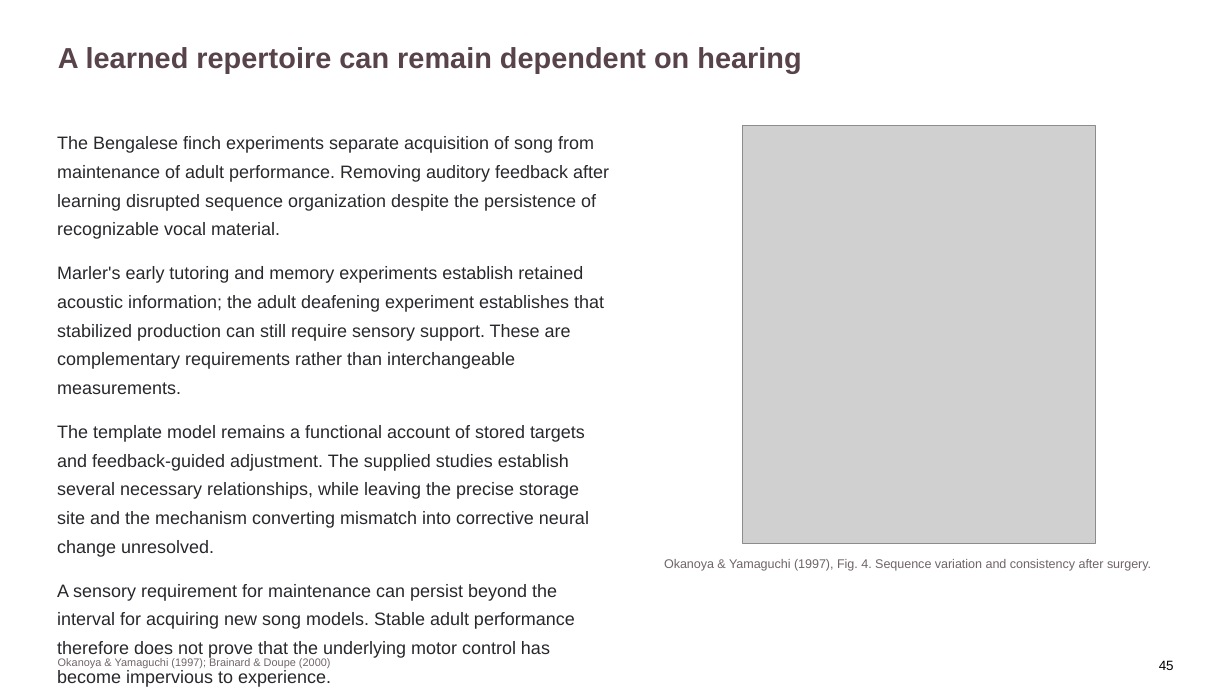
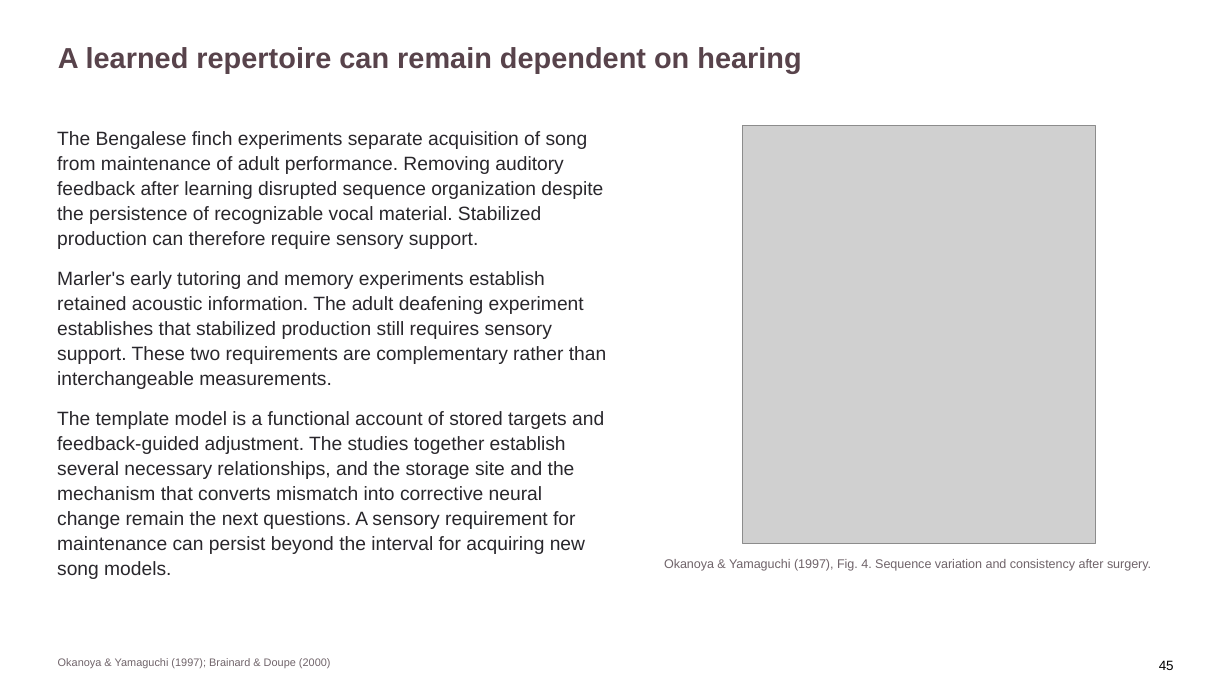
Before and after one commit to jordanxxlopez/NEUROETHOLOGY, a slide deck: slide 59 of scaffolded/Neuroethology_Lecture33_FA2026_SCAFFOLDED.pptx. Drawn at 1232x693 pixels with LibreOffice and Linux fonts; fonts in the diff are those of the drawing; grey boxes stand for pictures. Boxes give left, top, right and bottom in pixels: in the first picture for what was removed or moved away, otherwise in the second. Text is boxed around its words. In the diff, an @@ line names an element or a change of style, - is before the commit and + after.

```diff
--- a/scaffolded/Neuroethology_Lecture33_FA2026_SCAFFOLDED.pptx
+++ b/scaffolded/Neuroethology_Lecture33_FA2026_SCAFFOLDED.pptx
@@ text at (57,131,606,579): text changed; size 14 to 15 pt @@
-The Bengalese finch experiments separate acquisition of song from maintenance of adult performance. Removing auditory feedback after learning disrupted sequence organization despite the persistence of recognizable vocal material.
-Marler's early tutoring and memory experiments establish retained acoustic information; the adult deafening experiment establishes that stabilized production can still require sensory support. These are complementary requirements rather than interchangeable measurements.
-The template model remains a functional account of stored targets and feedback-guided adjustment. The supplied studies establish several necessary relationships, while leaving the precise storage site and the mechanism converting mismatch into corrective neural change unresolved.
-A sensory requirement for maintenance can persist beyond the interval for acquiring new song models. Stable adult performance therefore does not prove that the underlying motor control has become impervious to experience.
+The Bengalese finch experiments separate acquisition of song from maintenance of adult performance. Removing auditory feedback after learning disrupted sequence organization despite the persistence of recognizable vocal material. Stabilized production can therefore require sensory support.
+Marler's early tutoring and memory experiments establish retained acoustic information. The adult deafening experiment establishes that stabilized production still requires sensory support. These two requirements are complementary rather than interchangeable measurements.
+The template model is a functional account of stored targets and feedback-guided adjustment. The studies together establish several necessary relationships, and the storage site and the mechanism that converts mismatch into corrective neural change remain the next questions. A sensory requirement for maintenance can persist beyond the interval for acquiring new song models.
```
Also in this commit, not shown: 57 other slides changed, 12 other files.
